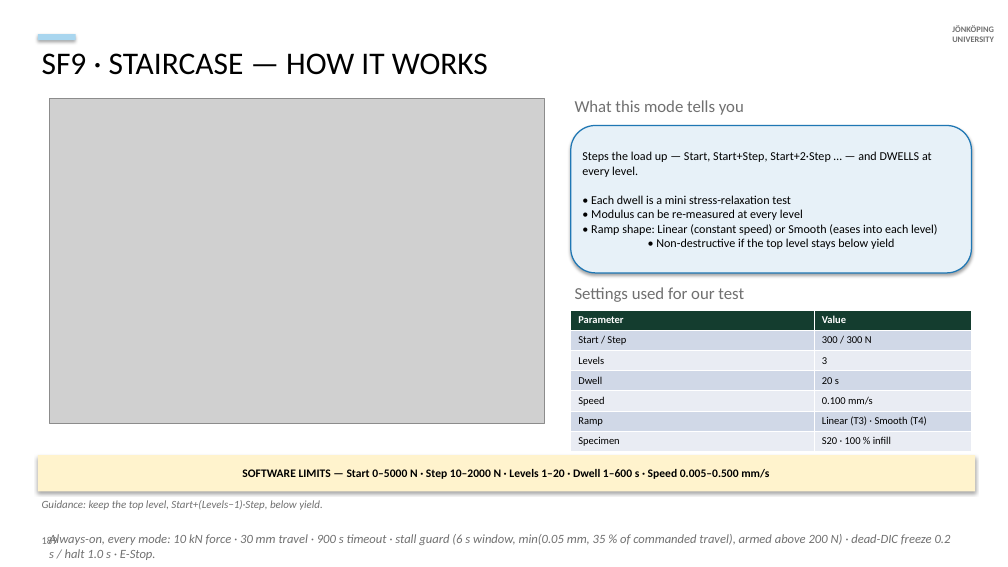
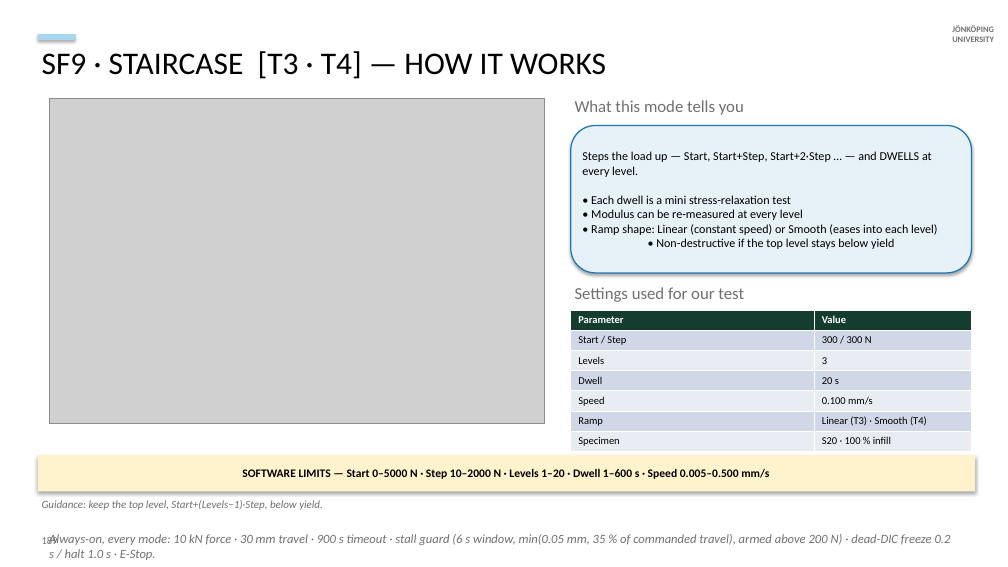
Before and after one commit to cenmir/UTM, a slide deck: slide 49 of documentation/V6a_8_6_20_slides.pptx. Drawn at 1008x567 pixels with LibreOffice and Linux fonts; fonts in the diff are those of the drawing; grey boxes stand for pictures. Boxes give left, top, right and bottom in pixels: in the first picture for what was removed or moved away, otherwise in the second. Text is boxed around its words. In the diff, an @@ line names an element or a change of style, - is before the commit and + after.

```diff
--- a/documentation/V6a_8_6_20_slides.pptx
+++ b/documentation/V6a_8_6_20_slides.pptx
@@ text at bbox=[42, 51, 606, 79]: text changed @@
-SF9 · STAIRCASE — HOW IT WORKS
+SF9 · STAIRCASE [T3 · T4] — HOW IT WORKS
```
Also in this commit, not shown: 12 other slides changed, 1 slide added, 3 other files.
